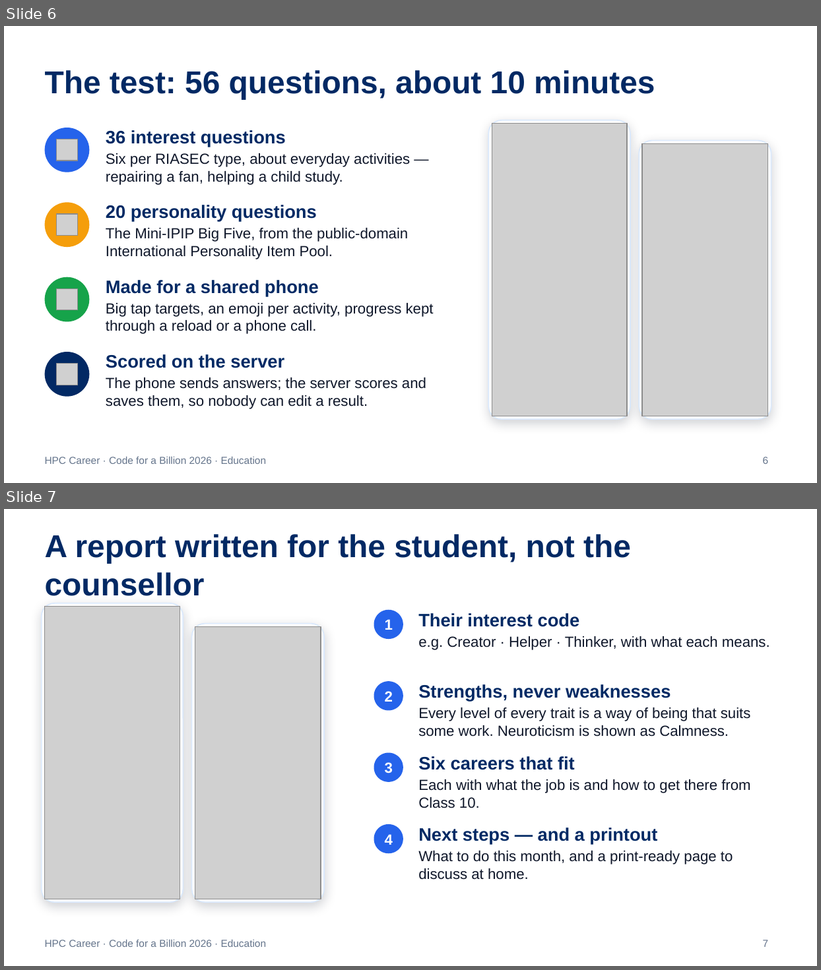
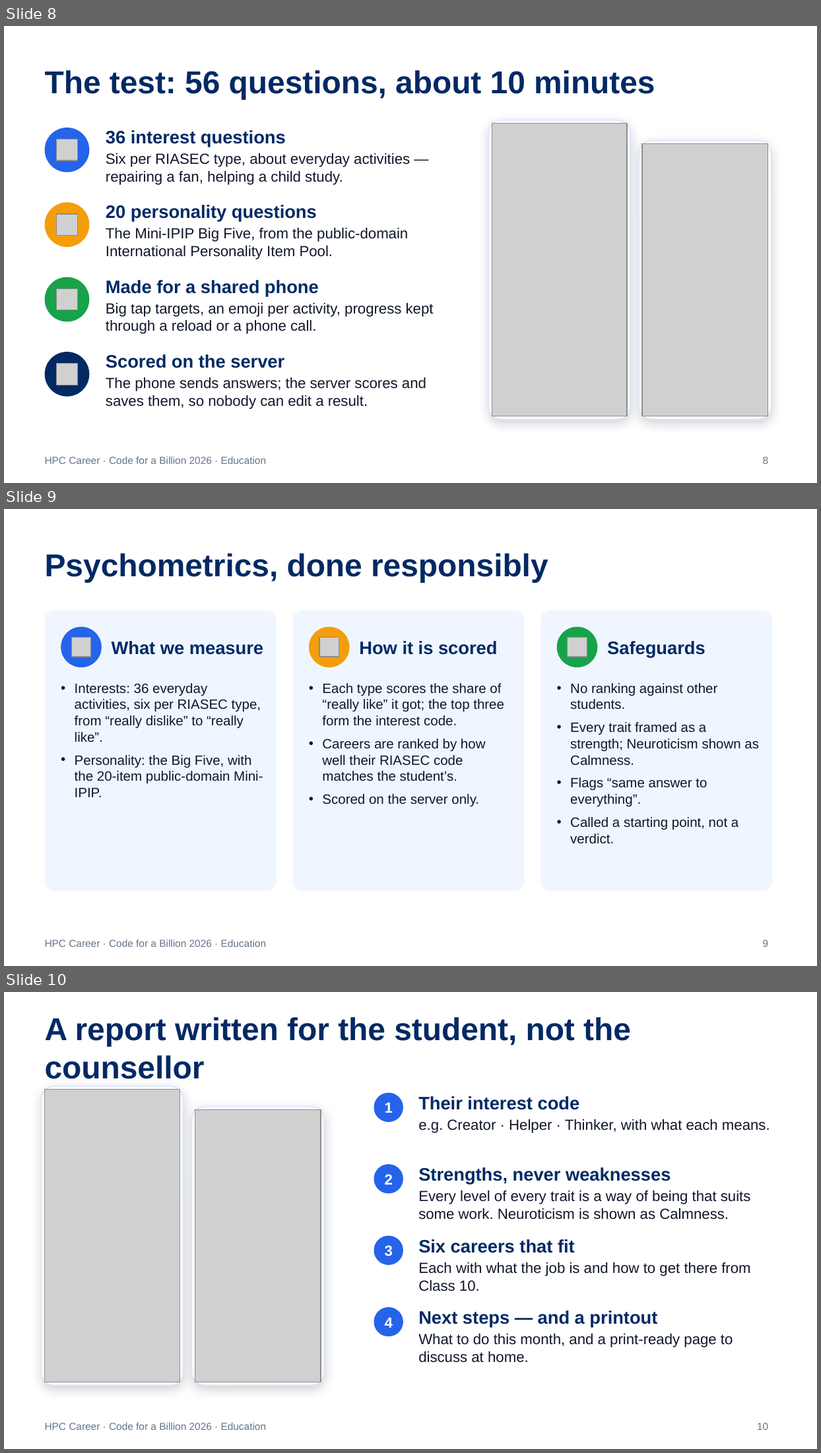
Before and after one commit to om-1115/hpc-career-agent, a slide deck: docs/HPC-Career-Explainer.pptx. Shown one above the other, each under a label of ours: slides 6 and 7 before the commit, slides 8, 9 and 10 after it. The pictures are 821x970 and 821x1453 pixels, drawn with LibreOffice and Linux fonts; fonts in the diff are those of the drawing; grey boxes stand for pictures. Boxes give left, top, right and bottom in pixels: in the first picture for what was removed or moved away, otherwise in the second. Text is boxed around its words. In the diff, an @@ line names an element or a change of style, - is before the commit and + after.

Commit message:
Career passbook; deck and video explain RIASEC, psychometrics and guidance
- Career passbook: just as a bank passbook records every deposit, HPC Career
  now records every step of a student's career journey — every test (a retake
  keeps the old one), every saved plan and their own reflections — on a dated
  timeline on the Career tab (GET /api/passbook, POST /api/passbook/reflections).
  The demo seed gives S002 a journey from Class 9.
- Deck (17 slides): new slides on the passbook, Holland's RIASEC types,
  psychometrics done responsibly (what is measured, how it is scored,
  safeguards) and how the app guides a student step by step.
- Video (2:56, under the 3-minute limit): new scenes for the passbook, the
  career psychology behind the test and the six guidance steps.
- README: the passbook, and how the repository meets each judging criterion.
- CI: actions bumped to v7.

```diff
--- a/docs/HPC-Career-Explainer.pptx
+++ b/docs/HPC-Career-Explainer.pptx
@@ slide 9 added at (4, 509, 817, 966), background #FFFFFF; not listed: 1 template element that a slide beside it also shows @@
@@ title added at (45, 553, 548, 582), 28 pt, text #022964, bold @@
+Psychometrics, done responsibly
@@ rounded rectangle added at (45, 611, 277, 891), fill #EFF6FF @@
@@ ellipse added at (61, 627, 102, 667), fill #2563EB @@
@@ rounded rectangle added at (292, 611, 524, 891), fill #EFF6FF @@
@@ ellipse added at (309, 627, 350, 667), fill #F59E0B @@
@@ rounded rectangle added at (541, 611, 772, 891), fill #EFF6FF @@
@@ ellipse added at (557, 627, 597, 667), fill #16A34A @@
@@ picture added at (71, 638, 91, 657) @@
@@ text added at (112, 641, 263, 655), 16 pt, text #022964, bold @@
+What we measure
@@ picture added at (319, 638, 339, 657) @@
@@ text added at (359, 641, 498, 655), 16 pt, text #022964, bold @@
+How it is scored
@@ picture added at (568, 638, 587, 657) @@
@@ text added at (607, 641, 706, 658), 16 pt, text #022964, bold @@
+Safeguards
@@ text added at (75, 683, 263, 797), 12 pt, text #0F172A @@
+• Interests: 36 everyday activities, six per RIASEC type, from “really dislike” to “really like”.
+• Personality: the Big Five, with the 20-item public-domain Mini-IPIP.
@@ text added at (322, 683, 504, 807), 12 pt, text #0F172A @@
+• Each type scores the share of “really like” it got; the top three form the interest code.
+• Careers are ranked by how well their RIASEC code matches the student’s.
+• Scored on the server only.
@@ text added at (570, 683, 759, 844), 12 pt, text #0F172A @@
+• No ranking against other students.
+• Every trait framed as a strength; Neuroticism shown as Calmness.
+• Flags “same answer to everything”.
+• Called a starting point, not a verdict.
@@ page number added at (763, 940, 769, 947), 9 pt, text #64748B @@
+9
@@ what was slide 6 is now slide 8 @@
@@ page number at (763, 457, 769, 464): text changed @@
-6
+8
@@ what was slide 7 is now slide 10 @@
@@ page number at (757, 1423, 768, 1430): text changed @@
-7
+10
```
Also in this commit, not shown: 1 slide changed, 3 other slides added, 16 other files.
